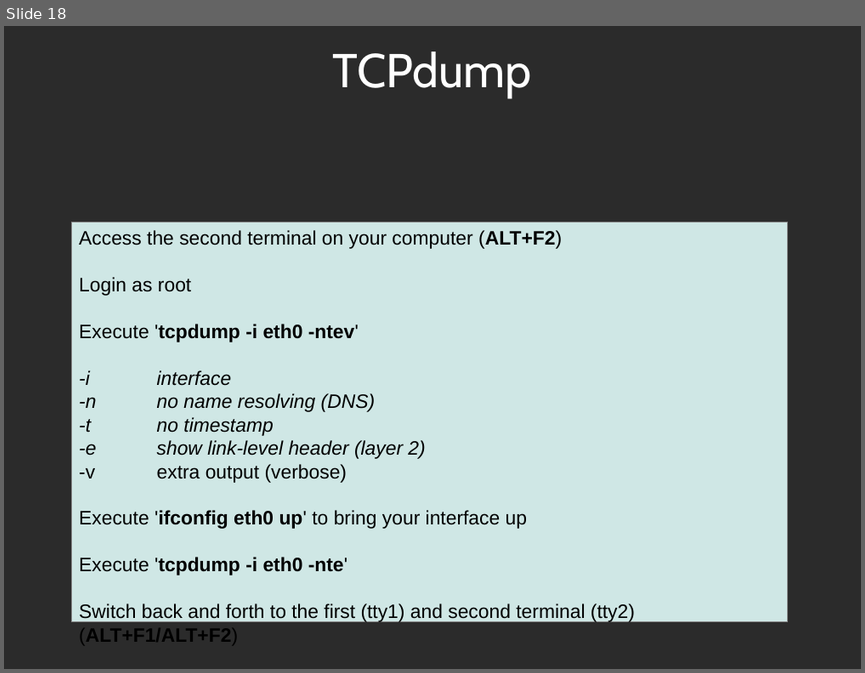
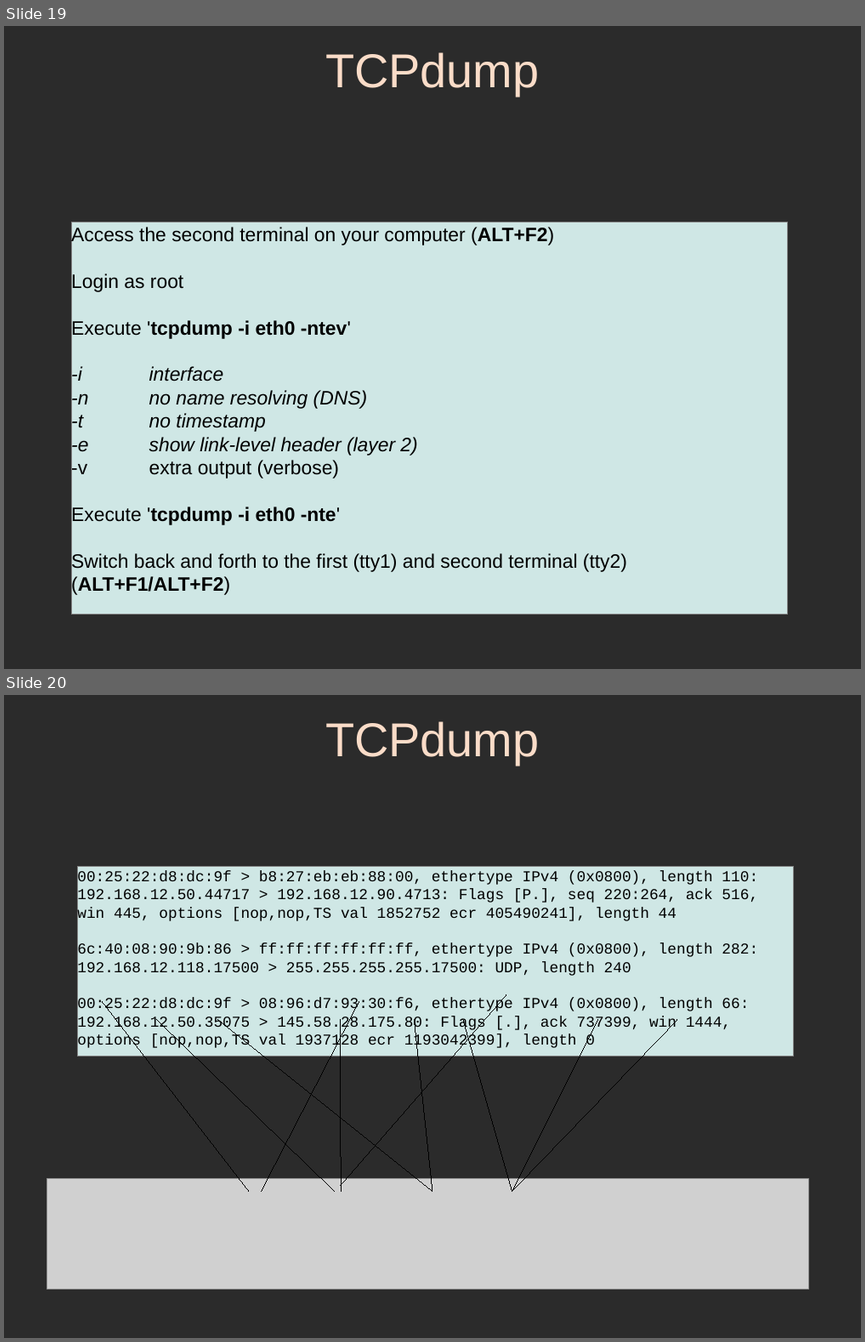
Before and after one commit to sphaero/workshops, a slide deck: Networking/presentation.odp. Shown one above the other, each under a label of ours: slide 18 before the commit, slides 19 and 20 after it. The pictures are 865x673 and 865x1342 pixels, drawn with LibreOffice and Linux fonts; fonts in the diff are those of the drawing; grey boxes stand for pictures; background and template pictures are left out; a plain dark background stands for a picture behind light text. Boxes give left, top, right and bottom in pixels: in the first picture for what was removed or moved away, otherwise in the second. Text is boxed around its words. In the diff, an @@ line names an element or a change of style, - is before the commit and + after.

```diff
--- a/Networking/presentation.odp
+++ b/Networking/presentation.odp
@@ slide 20 added at (4,695,861,1338), background picture (left out) @@
@@ title added at (325,721,539,765), 44 pt, text #FADCC8 @@
+TCPdump
@@ rectangle added at (77,866,793,1055), fill #CFE7E5, outline #808080 0 pt, 14 pt, text #000000 @@
+00:25:22:d8:dc:9f > b8:27:eb:eb:88:00, ethertype IPv4 (0x0800), length 110: 192.168.12.50.44717 > 192.168.12.90.4713: Flags [P.], seq 220:264, ack 516, win 445, options [nop,nop,TS val 1852752 ecr 405490241], length 44
+6c:40:08:90:9b:86 > ff:ff:ff:ff:ff:ff, ethertype IPv4 (0x0800), length 282: 192.168.12.118.17500 > 255.255.255.255.17500: UDP, length 240
+00:25:22:d8:dc:9f > 08:96:d7:93:30:f6, ethertype IPv4 (0x0800), length 66: 192.168.12.50.35075 > 145.58.28.175.80: Flags [.], ack 737399, win 1444, options [nop,nop,TS val 1937128 ecr 1193042399], length 0
@@ line added from (506, 995) to (341, 1185), #000000 0 pt @@
@@ line added from (102, 1001) to (249, 1191), #000000 0 pt @@
@@ line added from (157, 1019) to (335, 1191), #000000 0 pt @@
@@ line added from (218, 1019) to (432, 1191), #000000 0 pt @@
@@ line added from (359, 1001) to (262, 1191), #000000 0 pt @@
@@ line added from (341, 1019) to (341, 1191), #000000 0 pt @@
@@ line added from (415, 1019) to (432, 1191), #000000 0 pt @@
@@ line added from (464, 1019) to (512, 1191), #000000 0 pt @@
@@ line added from (598, 1019) to (512, 1191), #000000 0 pt @@
@@ line added from (677, 1019) to (512, 1191), #000000 0 pt @@
@@ picture added at (46,1179,809,1289) @@
@@ what was slide 18 is now slide 19 @@
@@ slide 19 changed as well @@
@@ title "TCPdump" at (325,52,539,96): font Cabin to Arial, text colour #FFFFFF to #FADCC8 @@
@@ rectangle "Access the second terminal on ...": place and size @@
-rectangle "Access the second terminal on ..." at (72,222,788,622)
+rectangle "Access the second terminal on ..." at (72,222,788,614)
@@ text in rectangle at (79,510,527,528): paragraph removed @@
-Execute 'ifconfig eth0 up' to bring your interface up
```
Also in this commit, not shown: 51 other slides changed, 6 other slides added, 1 slide removed.
